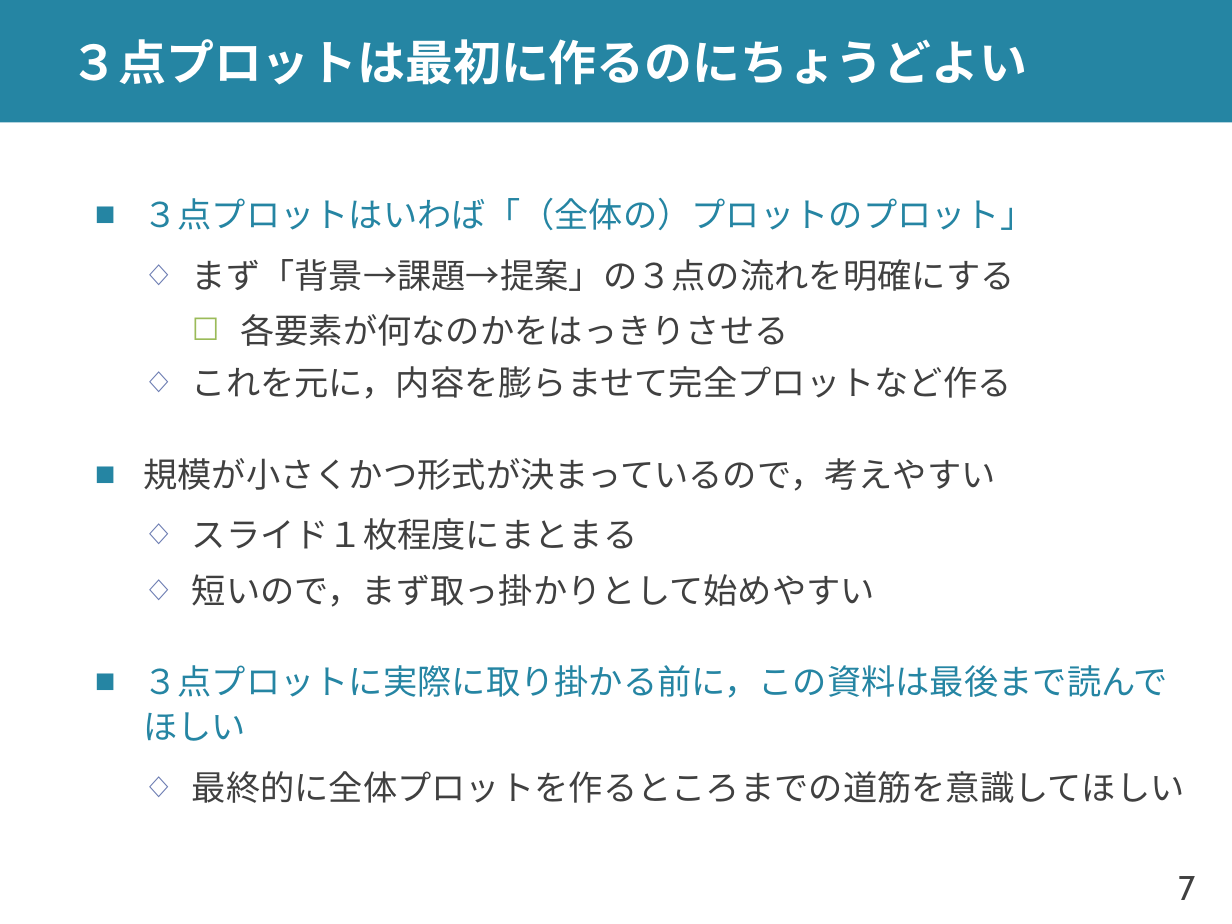
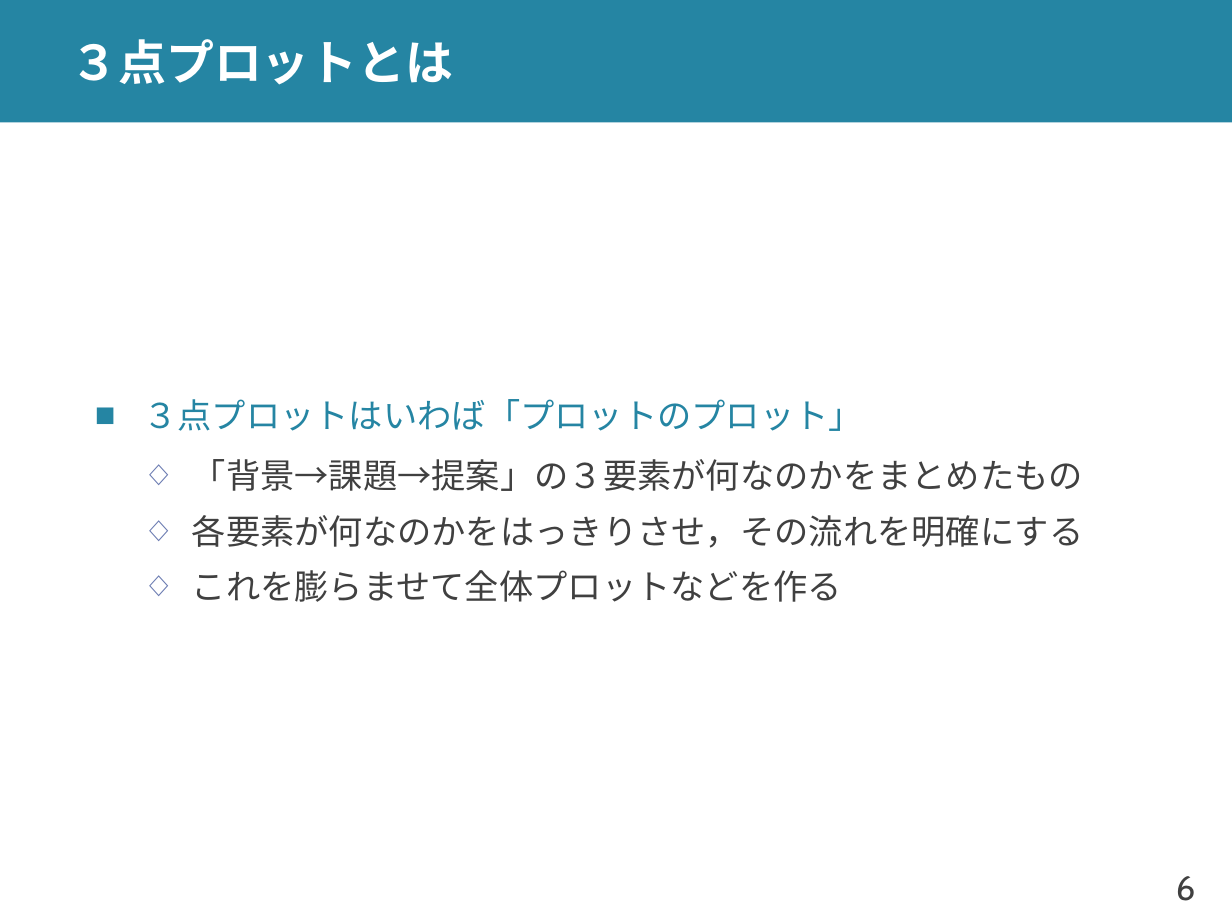
Before and after one commit to shioya-lab/how-to, a slide deck: slide 6 of plot.pptx (slide 7 before the commit). Drawn at 1232x924 pixels with LibreOffice and Linux fonts; fonts in the diff are those of the drawing. Boxes give left, top, right and bottom in pixels: in the first picture for what was removed or moved away, otherwise in the second. Text is boxed around its words. In the diff, an @@ line names an element or a change of style, - is before the commit and + after.

```diff
--- a/plot.pptx
+++ b/plot.pptx
@@ title at (71,39,454,85): text changed @@
-３点プロットは最初に作るのにちょうどよい
+３点プロットとは
@@ text at (143,399,1084,602): text changed @@
-■ ３点プロットはいわば「（全体の）プロットのプロット」
-  ◇ まず「背景→課題→提案」の３点の流れを明確にする
-    ☐ 各要素が何なのかをはっきりさせる
-  ◇ これを元に，内容を膨らませて完全プロットなど作る
-■ 規模が小さくかつ形式が決まっているので，考えやすい
-  ◇ スライド１枚程度にまとまる
-  ◇ 短いので，まず取っ掛かりとして始めやすい
-■ ３点プロットに実際に取り掛かる前に，この資料は最後まで読んでほしい
-  ◇ 最終的に全体プロットを作るところまでの道筋を意識してほしい
+■ ３点プロットはいわば「プロットのプロット」
+  ◇ 「背景→課題→提案」の３要素が何なのかをまとめたもの
+  ◇ 各要素が何なのかをはっきりさせ，その流れを明確にする
+  ◇ これを膨らませて全体プロットなどを作る
@@ page number at (1176,876,1195,901): text changed @@
-7
+6
```
Also in this commit, not shown: 10 other slides changed, 1 other file.
